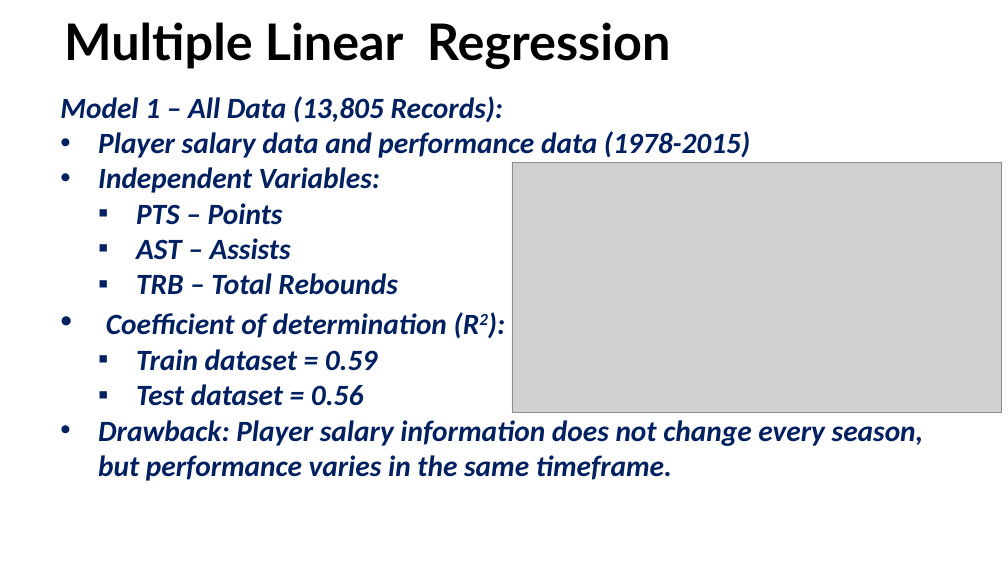
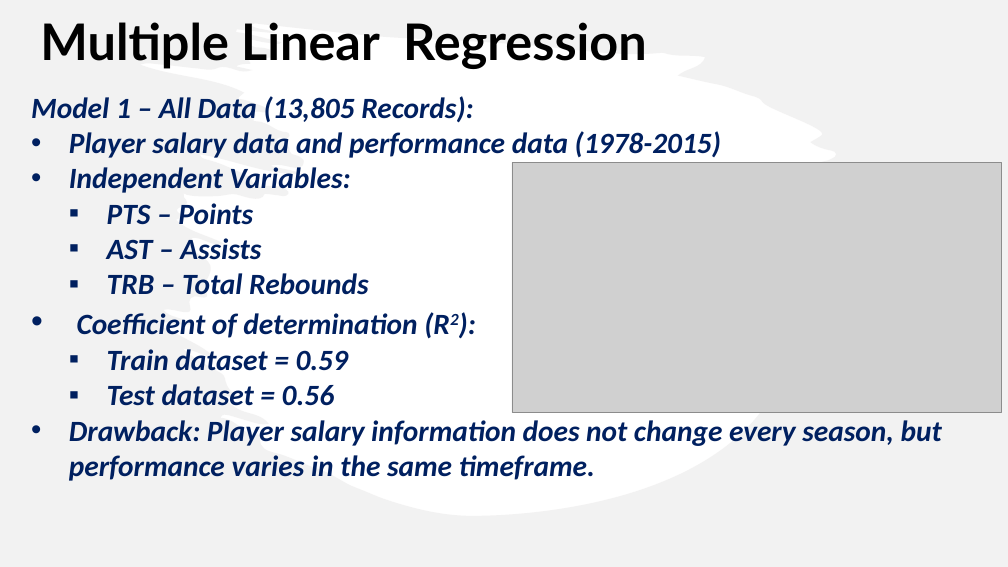
Before and after one commit to caitbeatty/nba_machine_learning, a slide deck: slide 10 of NBAPresentation.pptx. Drawn at 1008x567 pixels with LibreOffice and Linux fonts; fonts in the diff are those of the drawing; grey boxes stand for pictures. Boxes give left, top, right and bottom in pixels: in the first picture for what was removed or moved away, otherwise in the second. Text is boxed around its words. In the diff, an @@ line names an element or a change of style, - is before the commit and + after.

```diff
--- a/NBAPresentation.pptx
+++ b/NBAPresentation.pptx
@@ freeform shape added at [0, 0, 1008, 567], fill #E7E6E6 at 50% opacity @@
@@ text "Multiple Linear Regression": place and size @@
-text "Multiple Linear Regression" at [64, 22, 671, 68]
+text "Multiple Linear Regression" at [40, 22, 647, 68]
@@ text "Model 1 – All Data ..." rewrapped from [60, 96, 924, 481] to [31, 96, 942, 481] @@
```
Also in this commit, not shown: 9 other slides changed.
